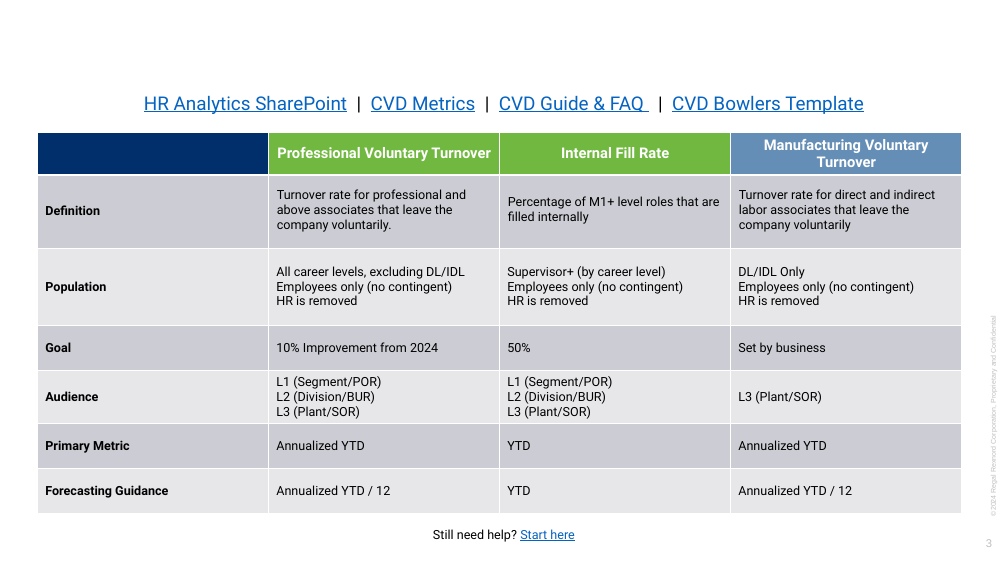
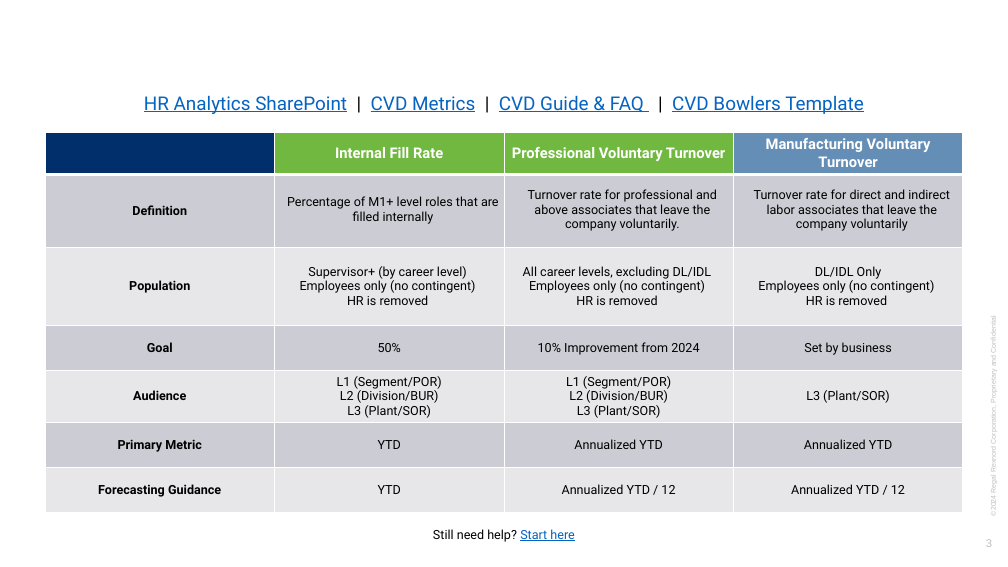
Before and after one commit to jeagleso/2025_Core-Value-Drivers_Reporting, a slide deck: slide 3 of presentations/CVD Training.pptx. Drawn at 1008x567 pixels with LibreOffice and Linux fonts; fonts in the diff are those of the drawing; background and template pictures are left out. Boxes give left, top, right and bottom in pixels: in the first picture for what was removed or moved away, otherwise in the second. Text is boxed around its words. In the diff, an @@ line names an element or a change of style, - is before the commit and + after.

```diff
--- a/presentations/CVD Training.pptx
+++ b/presentations/CVD Training.pptx
@@ table at [45, 132, 965, 514] @@
-row 1, column 2: Professional Voluntary Turnover
+row 1, column 2: Internal Fill Rate
-row 1, column 3: Internal Fill Rate
+row 1, column 3: Professional Voluntary Turnover
-row 2, column 2: Turnover rate for professional and above associates that leave the company voluntarily.
+row 2, column 2: Percentage of M1+ level roles that are filled internally
-row 2, column 3: Percentage of M1+ level roles that are filled internally
+row 2, column 3: Turnover rate for professional and above associates that leave the company voluntarily.
-row 3, column 2: All career levels, excluding DL/IDL / Employees only (no contingent) / HR is removed
+row 3, column 2: Supervisor+ (by career level) / Employees only (no contingent) / HR is removed
-row 3, column 3: Supervisor+ (by career level) / Employees only (no contingent) / HR is removed
+row 3, column 3: All career levels, excluding DL/IDL / Employees only (no contingent) / HR is removed
-row 4, column 2: 10% Improvement from 2024
+row 4, column 2: 50%
-row 4, column 3: 50%
+row 4, column 3: 10% Improvement from 2024
-row 6, column 2: Annualized YTD
+row 6, column 2: YTD
-row 6, column 3: YTD
+row 6, column 3: Annualized YTD
-row 7, column 2: Annualized YTD / 12
+row 7, column 2: YTD
-row 7, column 3: YTD
+row 7, column 3: Annualized YTD / 12
@@ alignment left to centre @@
@@ table: place and size @@
-table at [38, 132, 963, 514]
+table at [45, 132, 965, 514]
```
Also in this commit, not shown: 6 other slides changed, 1 slide added, 51 other files.
